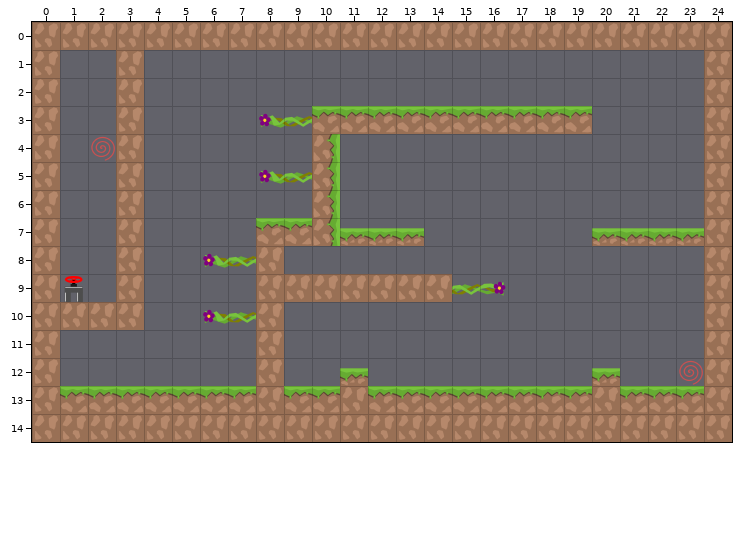
A Tiled map gets an edit: android/assets/levels/ins_level_15.tmx. The first picture shows the starting point.
Cells are 128x128 px. Shown: x 0..24, y 0..14.
After:
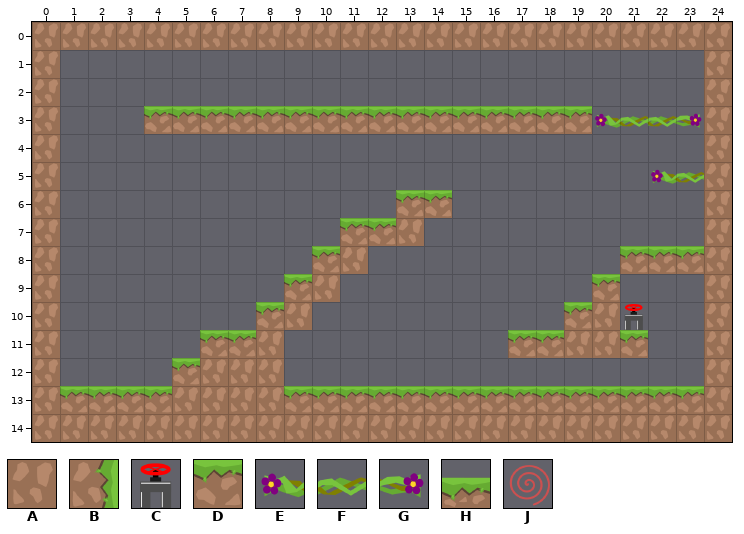
Key: from "tiles_128x128": A 0, B 4, C 10, D 12, E 21, F 22, G 23, H 29; from "tiles_oil_128x128": J 30.
_ is an empty cell.
Tiles replaced or removed in this view: A, B, C, D, E, F, G, H, J.
From old to new:
Changed rows in their new state; . is an unchanged cell.
Layer "graphics":
first column x 1:
 1 .._....................
 2 .._....................
 3 .._DDDDDD..........EFFG
 4 .__......_.............
 5 .._....___...........EF
 6 .._......_..DD.........
 7 .._....___DDA......____
 8 .._..___.DA.........DDD
 9 _._...._D.______...D...
10 ___..__DA.........DAC..
11 .....DD.........DDAAD..
12 ....DAA..._........_.._
13 ....AAA...D........D...
Pixel boxes of the changes (left, top, right, bottom) in both pictures:
changed: (60, 50, 506, 413)
added: (595, 113, 702, 128)
added: (651, 169, 704, 184)
changed: (508, 228, 704, 413)
